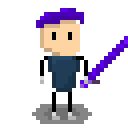
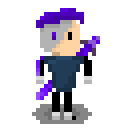
Two versions of the same layered image (w=128, h=128). Layer-by-layer changes:
painted on "Layer 8" over [36, 20, 92, 120]
painted on "Layer 4" over [72, 116, 76, 120]
hid "Layer 6 copy" over [80, 36, 128, 88]
showed "Layer 6" over [36, 36, 100, 104]
